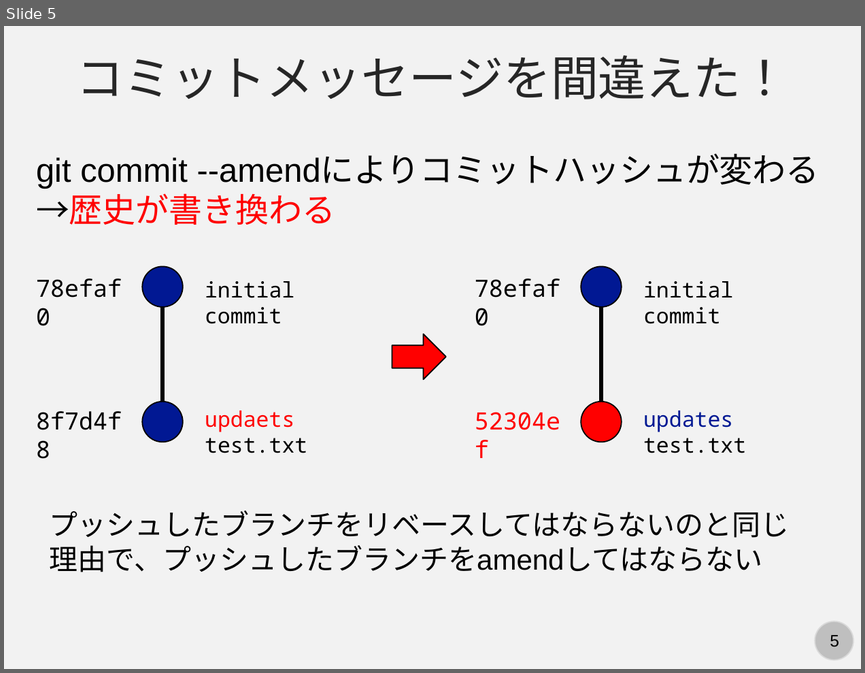
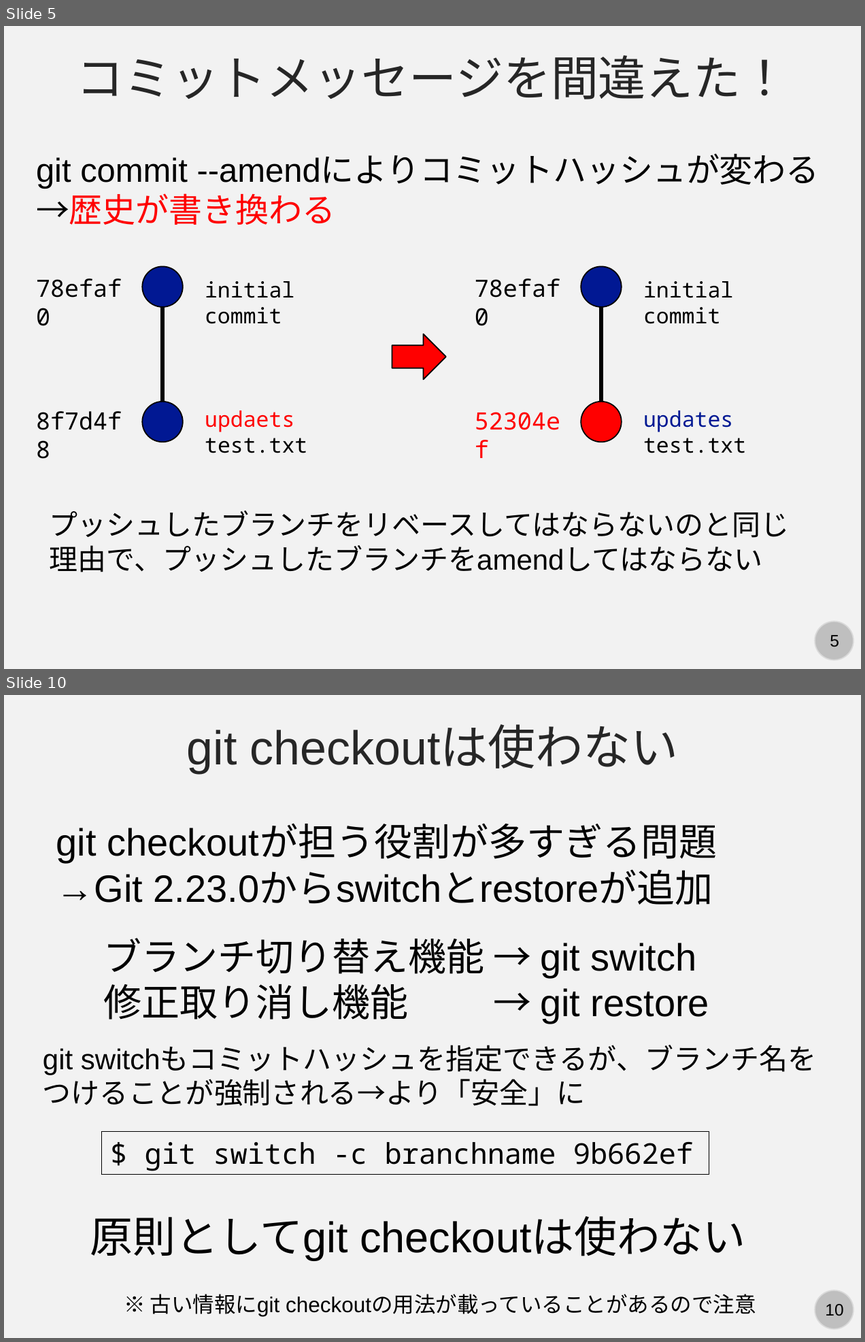
Before and after one commit to kaityo256/github, a slide deck: advanced/fig/slide.pptx. Shown one above the other, each under a label of ours: slide 5 before the commit, slides 5 and 10 after it; the slides between them are not shown. The pictures are 865x673 and 865x1342 pixels, drawn with LibreOffice and Linux fonts; fonts in the diff are those of the drawing. Boxes give left, top, right and bottom in pixels: in the first picture for what was removed or moved away, otherwise in the second. Text is boxed around its words. In the diff, an @@ line names an element or a change of style, - is before the commit and + after.

Commit message:
Gitの使い方(応用編)スライド完成

```diff
--- a/advanced/fig/slide.pptx
+++ b/advanced/fig/slide.pptx
@@ slide 10 added at (4, 695, 861, 1338), background #F2F2F2; not listed: 2 template elements that a slide beside it also shows @@
@@ text added at (187, 726, 679, 773), 40 pt, text #262626 @@
+git checkoutは使わない
@@ text added at (56, 826, 717, 905), 32 pt, text #000000 @@
+git checkoutが担う役割が多すぎる問題
+→Git 2.23.0からswitchとrestoreが追加
@@ text added at (103, 938, 709, 1023), 32 pt, text #000000 @@
+ブランチ切り替え機能 → git switch
+修正取り消し機能 → git restore
@@ text added at (43, 1046, 816, 1106), 24 pt, text #000000 @@
+git switchもコミットハッシュを指定できるが、ブランチ名をつけることが強制される→より「安全」に
@@ rectangle added at (102, 1131, 709, 1174), outline #000000 0.75 pt, 24 pt, text #000000 @@
+$ git switch -c branchname 9b662ef
@@ text added at (90, 1217, 745, 1261), 36 pt, text #000000 @@
+原則としてgit checkoutは使わない
@@ text added at (150, 1293, 756, 1317), 18 pt, text #000000 @@
+※ 古い情報にgit checkoutの用法が載っていることがあるので注意
```
Also in this commit, not shown: 2 slides changed, 29 other slides added, 1 other file.
